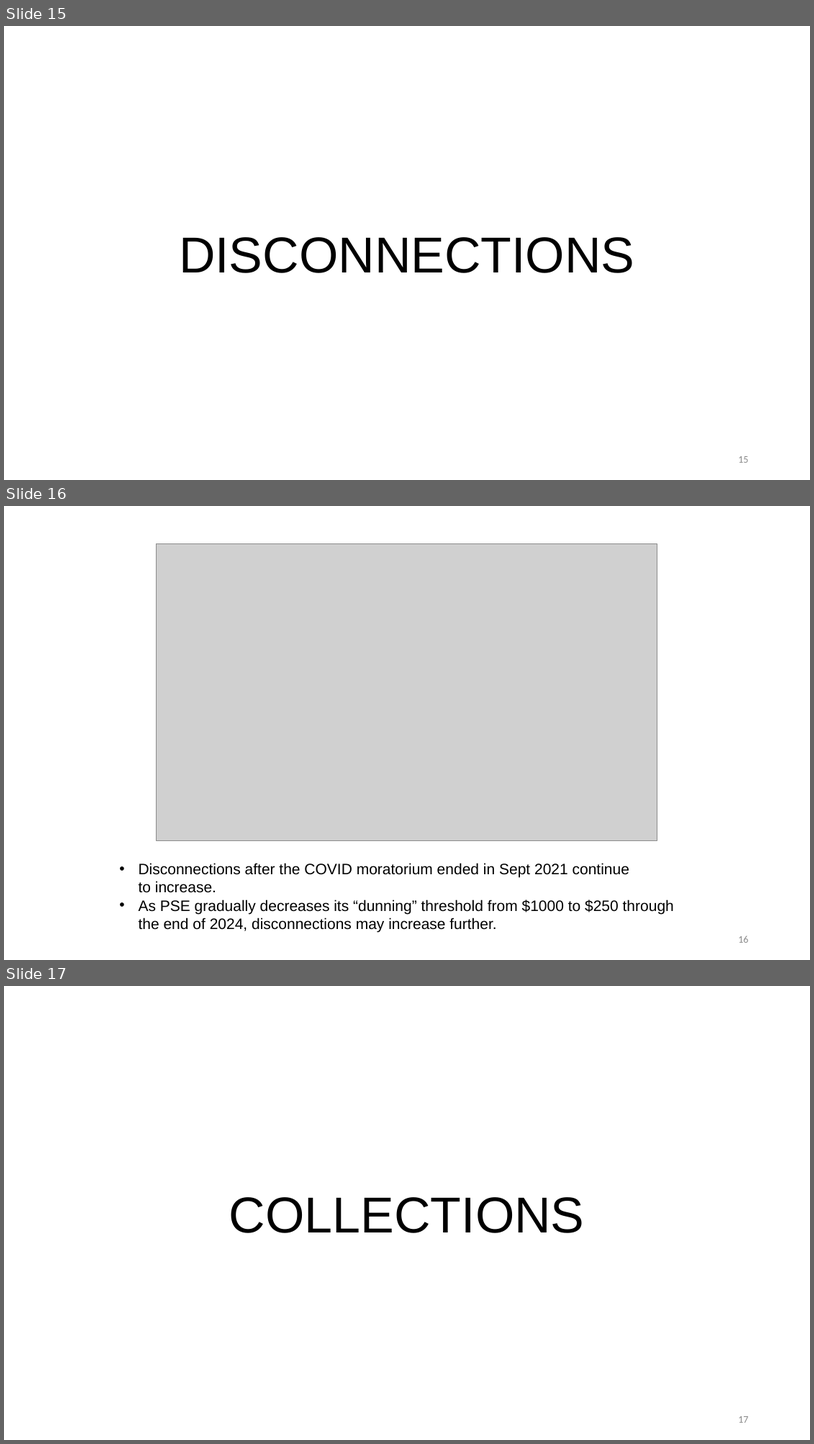
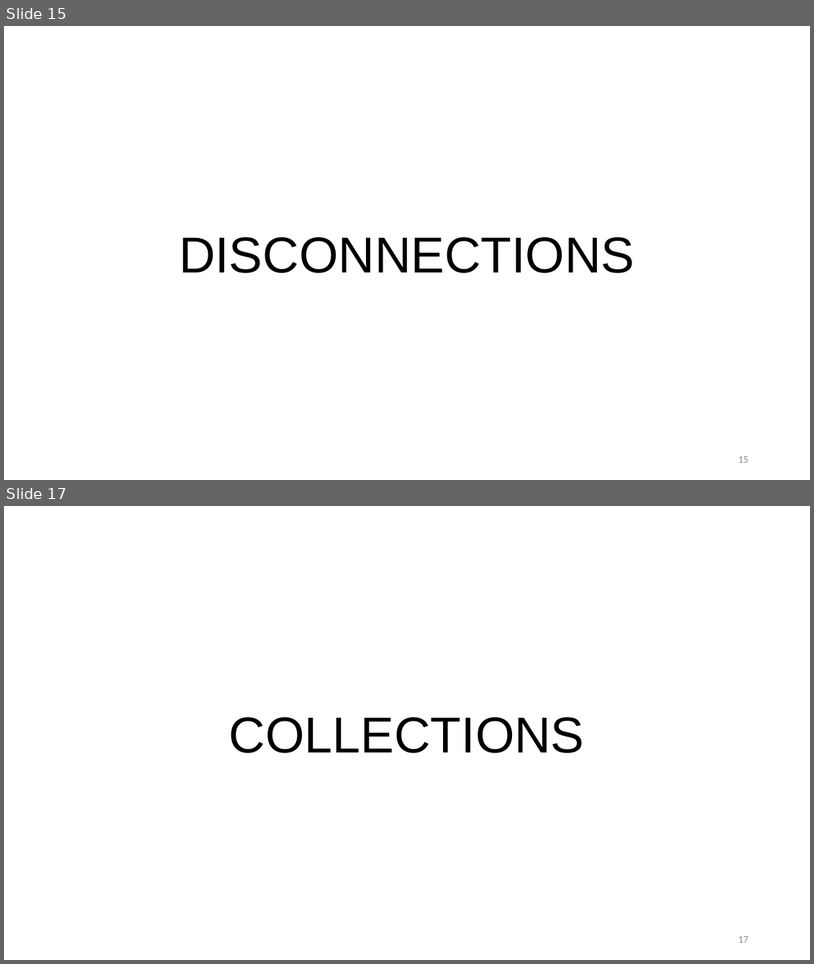
Before and after one commit to pmason314/nwec, a slide deck: nwec/utility_reporting/analysis/200281 Analysis Template.pptx. Shown one above the other, each under a label of ours: slides 15, 16 and 17 before the commit, slides 15 and 17 after it; the slides between them are not shown. The pictures are 814x1444 and 814x964 pixels, drawn with LibreOffice and Linux fonts; fonts in the diff are those of the drawing; grey boxes stand for pictures. Boxes give left, top, right and bottom in pixels: in the first picture for what was removed or moved away, otherwise in the second. Text is boxed around its words. In the diff, an @@ line names an element or a change of style, - is before the commit and + after.

```diff
--- a/nwec/utility_reporting/analysis/200281 Analysis Template.pptx
+++ b/nwec/utility_reporting/analysis/200281 Analysis Template.pptx
@@ slide 16 removed at (x1=4, y1=506, x2=810, y2=960), background #FFFFFF @@
@@ picture removed at (x1=157, y1=543, x2=657, y2=840) @@
@@ text removed at (x1=139, y1=862, x2=674, y2=932) @@
-• Disconnections after the COVID moratorium ended in Sept 2021 continue to increase.
-• As PSE gradually decreases its “dunning” threshold from $1000 to $250 through the end of 2024, disconnections may increase further.
@@ page number removed at (x1=738, y1=936, x2=748, y2=942) @@
-16
```
Also in this commit, not shown: 1 slide changed, 2 slides added, 1 other slide removed, 14 other files.
